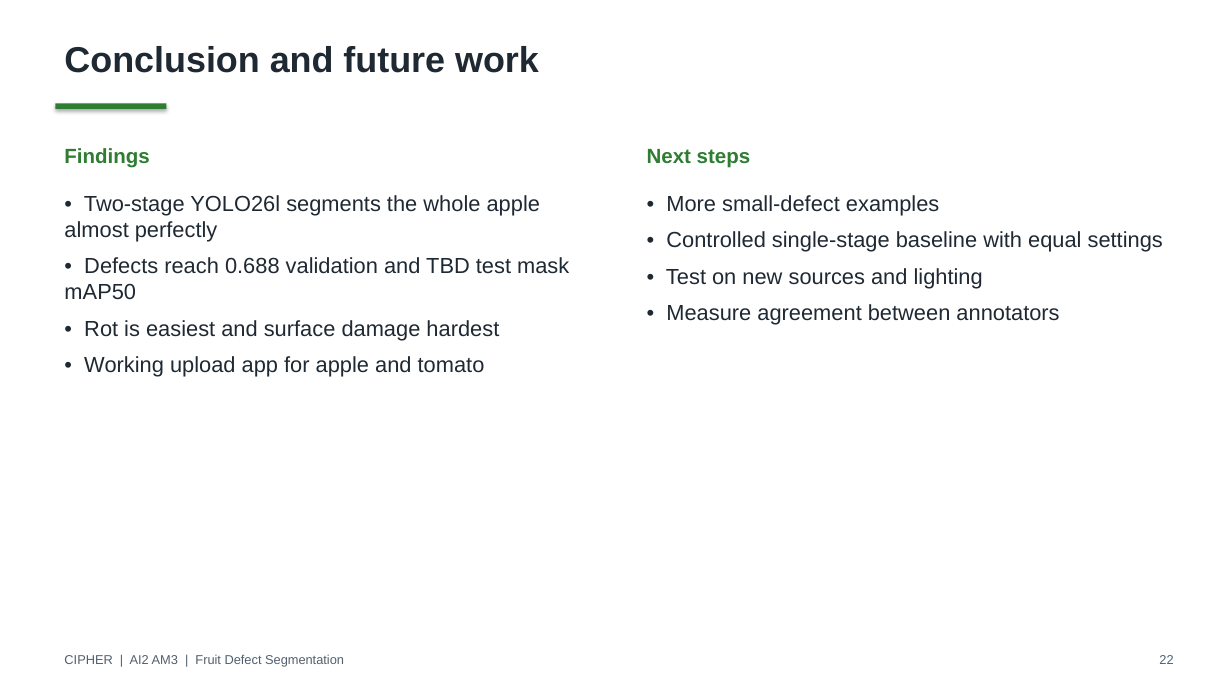
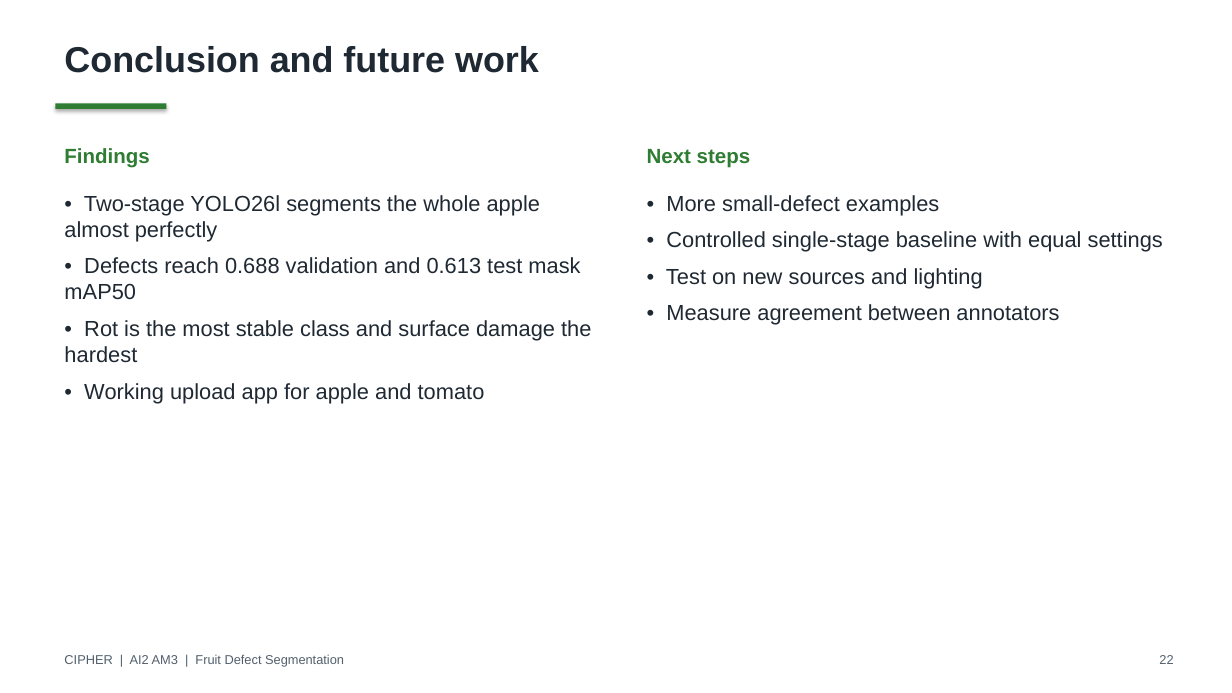
Before and after one commit to deangg/instancesegmentation, a slide deck: slide 22 of slides/CIPHER_AI2_Final_Defense.pptx. Drawn at 1232x693 pixels with LibreOffice and Linux fonts; fonts in the diff are those of the drawing. Boxes give left, top, right and bottom in pixels: in the first picture for what was removed or moved away, otherwise in the second. Text is boxed around its words. In the diff, an @@ line names an element or a change of style, - is before the commit and + after.

```diff
--- a/slides/CIPHER_AI2_Final_Defense.pptx
+++ b/slides/CIPHER_AI2_Final_Defense.pptx
@@ text at [64,257,591,363]: text changed @@
-• Defects reach 0.688 validation and TBD test mask mAP50
-• Rot is easiest and surface damage hardest
+• Defects reach 0.688 validation and 0.613 test mask mAP50
+• Rot is the most stable class and surface damage the hardest
```
Also in this commit, not shown: 9 other slides changed, 13 other files.
